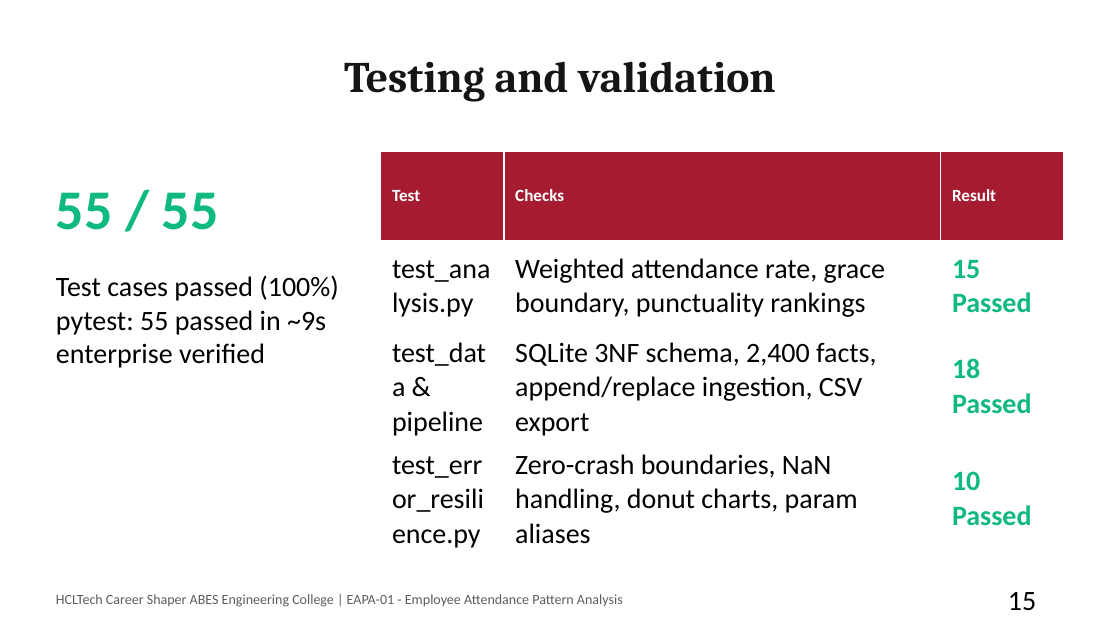
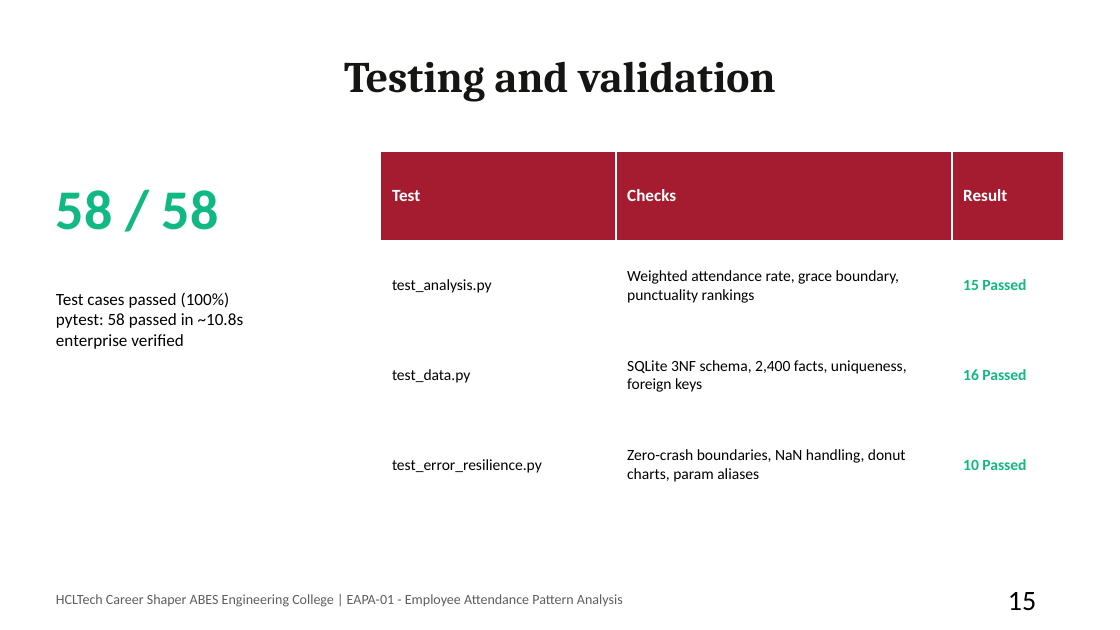
Before and after one commit to AyushKatiyar972194/Employee_Attendance_Pattern_Analysis, a slide deck: slide 15 of EAPA-01_Presentation.pptx. Drawn at 1120x630 pixels with LibreOffice and Linux fonts; fonts in the diff are those of the drawing. Boxes give left, top, right and bottom in pixels: in the first picture for what was removed or moved away, otherwise in the second. Text is boxed around its words. In the diff, an @@ line names an element or a change of style, - is before the commit and + after.

Commit message:
docs: align all presentation slides with 2400-record Enterprise Dataset and 58 passing tests

```diff
--- a/EAPA-01_Presentation.pptx
+++ b/EAPA-01_Presentation.pptx
@@ table at bbox=[381, 151, 1064, 510] @@
-row 3: test_data & pipeline | SQLite 3NF schema, 2,400 facts, append/replace ingestion, CSV export | 18 Passed
+row 3: test_data.py | SQLite 3NF schema, 2,400 facts, uniqueness, foreign keys | 16 Passed
@@ size 18 to 10 pt in "test_analysis.py", "Weighted attendance rate, grace boundary, punctuality rankin ...", "15 Passed", "test_error_resilience.py" and 2 more places @@
@@ text at bbox=[56, 190, 219, 230]: text changed @@
-55 / 55
+58 / 58
@@ text at bbox=[56, 292, 230, 349]: size 18 to 11 pt in "Test cases passed (100%)", "enterprise verified" @@
@@ text at bbox=[56, 313, 244, 328]: text changed; size 18 to 11 pt @@
-pytest: 55 passed in ~9s
+pytest: 58 passed in ~10.8s
```
Also in this commit, not shown: 4 other slides changed, 12 other files.
